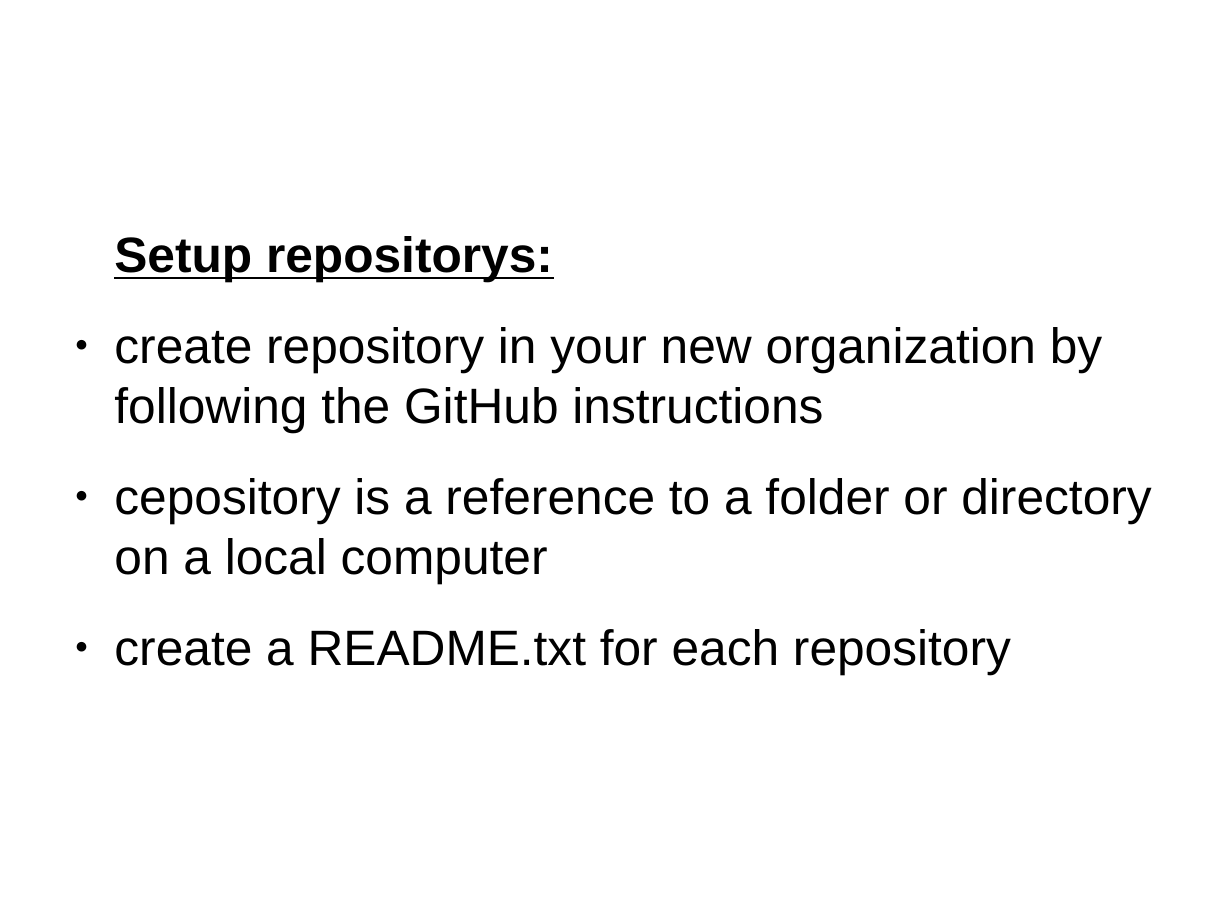
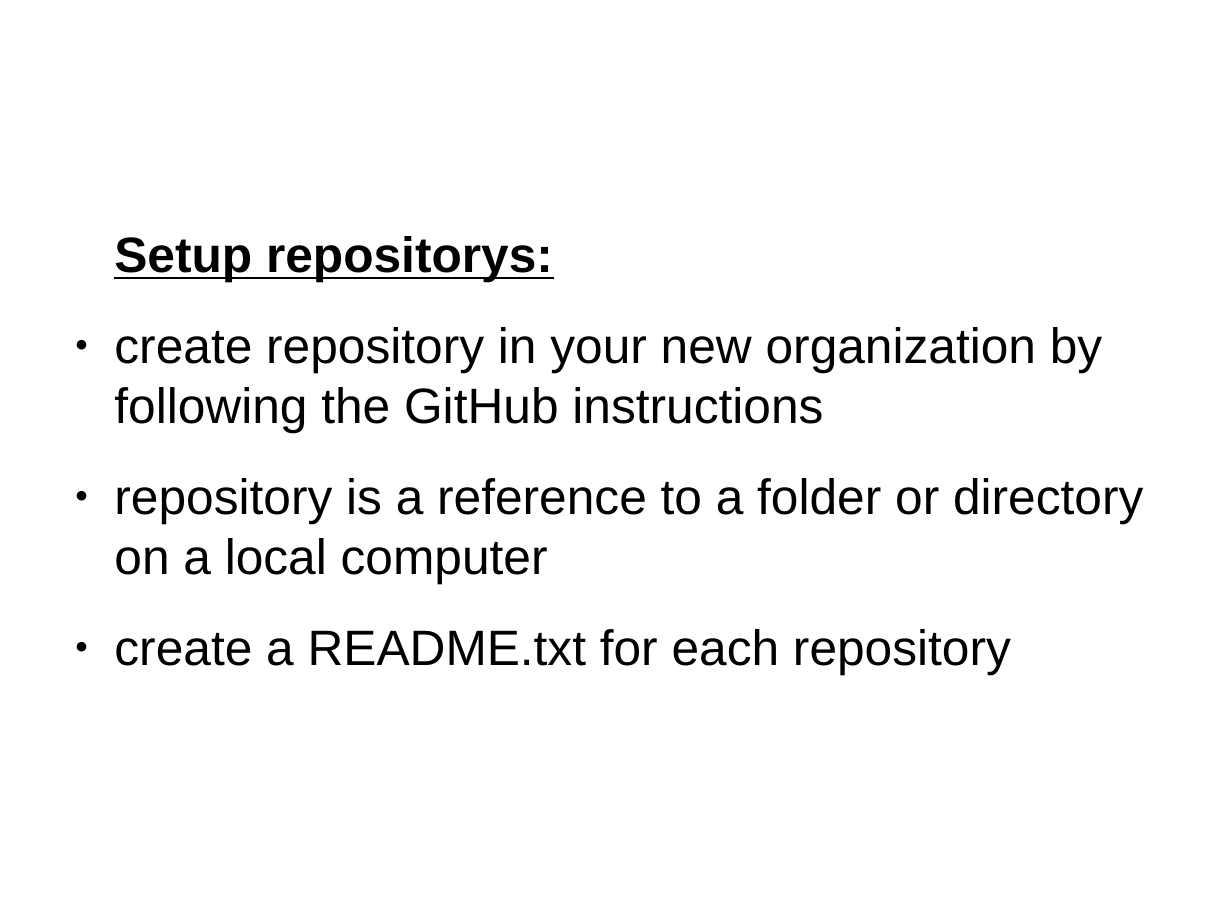
Before and after one commit to SWEDesignProject/SWED, a slide deck: slide 7 of ProjectPresentations/SWE_D SCM/SCM_presentation/SCM_presentation.odp. Drawn at 1232x924 pixels with LibreOffice and Linux fonts; fonts in the diff are those of the drawing; background and template pictures are left out. Boxes give left, top, right and bottom in pixels: in the first picture for what was removed or moved away, otherwise in the second. Text is boxed around its words. In the diff, an @@ line names an element or a change of style, - is before the commit and + after.

```diff
--- a/ProjectPresentations/SWE_D SCM/SCM_presentation/SCM_presentation.odp
+++ b/ProjectPresentations/SWE_D SCM/SCM_presentation/SCM_presentation.odp
@@ text at (114, 478, 1143, 583): text changed @@
-● cepository is a reference to a folder or directory on a local computer
+● repository is a reference to a folder or directory on a local computer
```
Also in this commit, not shown: 1 other slide changed.
